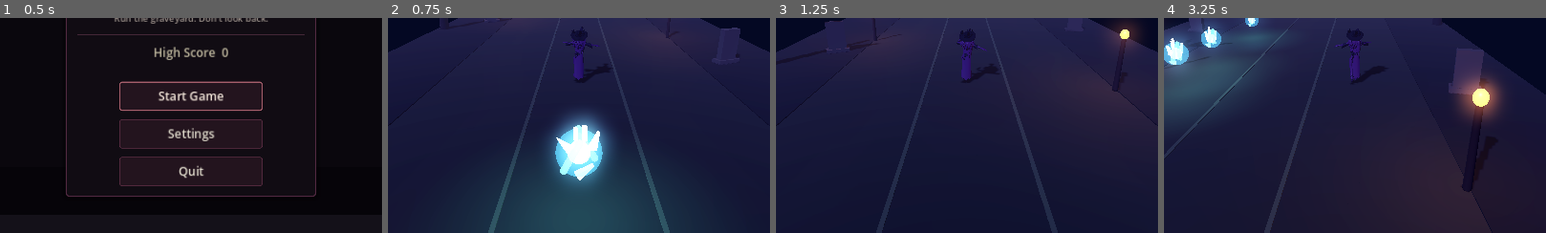
Above: before the commit, frames 1-4 (left to right).
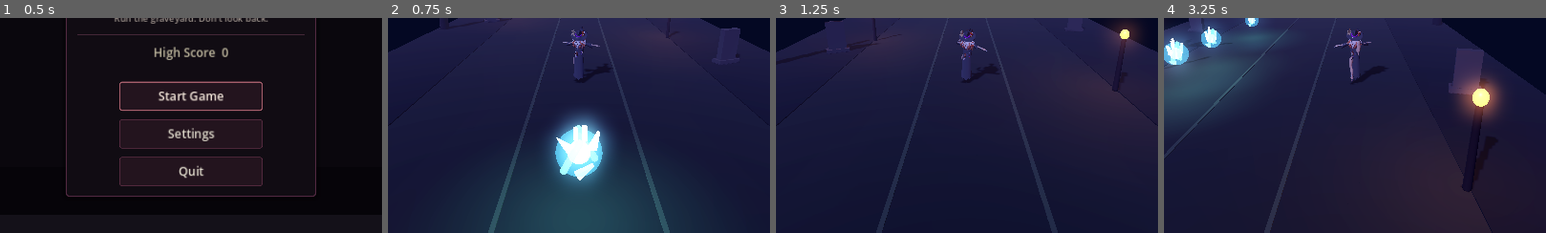
Above: after the commit, the same moments.

Repository: atesz19/GraveDash-Godot
Game: Godot game, scene res://scenes/ui/MainMenu.tscn
Two runs of this game, one before a commit and one after it. Both use one fixed random seed, a clock stepped at 60 frames per second and the inputs below.
Inputs (mouse positions are % of the whole screen's width and height, from its top left):
- Up to frame 1 (0.5 s): no input
- Up to frame 2 (0.75 s): click "Start Game" at 0.5 s
- Up to frame 3 (1.25 s): no input
- Up to frame 4 (3.25 s): move the mouse to (72, 45) at 1.27 s; hold D (swipe_right) 1.28-2 s; click (72, 45) at 1.42 s; drag from (30, 55) to (45, 70) at 2.02 s; move the mouse to (60, 28) at 2.77 s; hold D (swipe_right) from 2.78 s (still down)
The pictures show only the part of the screen within x 25-75%, y 38-88%; the shares and areas given below are measured in that part.

Frame 1 is identical in both runs. In frame 2, 0.4% of the frame differs, in the area x 45-56%, y 4-22%; in frame 3, 0.4%; in frame 4, 0.5%, in the area x 44-55%, y 4-30%.

Commit message:
Fix invisible Witch by preserving FBX vertex colors
Root cause: WitchRunner replaced imported materials with dark
material_overrides that ignored mesh vertex colors, making the model a
near-black silhouette on the horror stage. Keep duplicated FBX materials
with vertex_color_use_as_albedo enabled; tint without wiping paint.

Co-authored-by: attika199912 <attika199912@gmail.com>

Diff:
--- a/scripts/player/WitchRunner.gd
+++ b/scripts/player/WitchRunner.gd
@@ -94,41 +94,53 @@
 
 
 func _setup_materials() -> void:
+	## Keep FBX materials. Colors live as VERTEX COLORS on the mesh; the imported
+	## StandardMaterial3D already has vertex_color_use_as_albedo=true. Do NOT replace
+	## with blank material_override — that made the witch a near-black silhouette.
 	_body_materials.clear()
 	_normal_colors.clear()
-	## Stylized witch palette — texture file was external and not shipped.
-	var cloth := StandardMaterial3D.new()
-	cloth.albedo_color = Color(0.12, 0.08, 0.18, 1.0)
-	cloth.roughness = 0.82
-	cloth.metallic = 0.08
-	var accent := StandardMaterial3D.new()
-	accent.albedo_color = Color(0.35, 0.12, 0.45, 1.0)
-	accent.roughness = 0.55
-	accent.emission_enabled = true
-	accent.emission = Color(0.25, 0.05, 0.4)
-	accent.emission_energy_multiplier = 0.35
-	var skin := StandardMaterial3D.new()
-	skin.albedo_color = Color(0.55, 0.42, 0.4, 1.0)
-	skin.roughness = 0.7
-	var hat := StandardMaterial3D.new()
-	hat.albedo_color = Color(0.05, 0.04, 0.07, 1.0)
-	hat.roughness = 0.9
-
+	var seen: Dictionary = {}
 	var meshes: Array[MeshInstance3D] = _collect_meshes(model_root)
-	for i in meshes.size():
-		var mi: MeshInstance3D = meshes[i]
-		var mat: StandardMaterial3D = cloth.duplicate() as StandardMaterial3D
-		var n: String = mi.name.to_lower()
-		## Heuristic splits from mesh part indices / names.
-		if n.contains("15") or n.contains("hat") or n.contains("01") or n.contains("02"):
-			mat = hat.duplicate() as StandardMaterial3D
-		elif n.contains("17") or n.contains("03") or n.contains("04") or n.contains("05"):
-			mat = skin.duplicate() as StandardMaterial3D
-		elif n.contains("09") or n.contains("20") or n.contains("cloak") or n.contains("16"):
-			mat = accent.duplicate() as StandardMaterial3D
-		mi.material_override = mat
-		_body_materials.append(mat)
-		_normal_colors.append(mat.albedo_color)
+	for mi in meshes:
+		mi.visible = true
+		mi.layers = 1
+		## Clear any leftover override from older builds.
+		mi.material_override = null
+		if mi.mesh == null:
+			continue
+		for s in mi.mesh.get_surface_count():
+			var src: Material = mi.get_active_material(s)
+			if src == null:
+				## Ensure vertex colors still render if a surface lost its mat.
+				var fallback := StandardMaterial3D.new()
+				fallback.albedo_color = Color(1.0, 1.0, 1.0, 1.0)
+				fallback.vertex_color_use_as_albedo = true
+				fallback.roughness = 0.55
+				mi.set_surface_override_material(s, fallback)
+				_body_materials.append(fallback)
+				_normal_colors.append(fallback.albedo_color)
+				continue
+			## Duplicate once per unique imported resource so tinting is safe.
+			var key: int = src.get_instance_id()
+			var std: StandardMaterial3D
+			if seen.has(key):
+				std = seen[key] as StandardMaterial3D
+				mi.set_surface_override_material(s, std)
+				continue
+			if src is StandardMaterial3D:
+				std = (src as StandardMaterial3D).duplicate() as StandardMaterial3D
+			else:
+				std = StandardMaterial3D.new()
+				std.albedo_color = Color(1.0, 1.0, 1.0, 1.0)
+			std.vertex_color_use_as_albedo = true
+			## Keep albedo near white so vertex colors drive the look.
+			if std.albedo_color.r < 0.2 and std.albedo_color.g < 0.2 and std.albedo_color.b < 0.2:
+				std.albedo_color = Color(1.0, 1.0, 1.0, 1.0)
+			std.transparency = BaseMaterial3D.TRANSPARENCY_DISABLED
+			mi.set_surface_override_material(s, std)
+			seen[key] = std
+			_body_materials.append(std)
+			_normal_colors.append(std.albedo_color)
 
 
 func _collect_meshes(n: Node) -> Array[MeshInstance3D]:
@@ -172,9 +184,13 @@
 	for i in _body_materials.size():
 		var mat: StandardMaterial3D = _body_materials[i]
 		var base: Color = _normal_colors[i]
-		var tinted: Color = base.lerp(color, 0.7)
+		## Multiply-style tint keeps vertex colors readable under power-up FX.
+		var tinted: Color = Color(base.r * color.r, base.g * color.g, base.b * color.b, alpha)
+		## Soft lerp so ghost/cursed still reads on top of vertex paint.
+		tinted = base.lerp(tinted, 0.85)
 		tinted.a = alpha
 		mat.albedo_color = tinted
+		mat.vertex_color_use_as_albedo = true
 		if alpha < 0.99:
 			mat.transparency = BaseMaterial3D.TRANSPARENCY_ALPHA
 		else:
@@ -188,6 +204,7 @@
 	for i in _body_materials.size():
 		var mat: StandardMaterial3D = _body_materials[i]
 		mat.albedo_color = _normal_colors[i]
+		mat.vertex_color_use_as_albedo = true
 		mat.transparency = BaseMaterial3D.TRANSPARENCY_DISABLED
 		mat.emission_enabled = false
 		mat.emission_energy_multiplier = 1.0
--- a/tools/validate_witch_runner.gd
+++ b/tools/validate_witch_runner.gd
@@ -7,74 +7,71 @@
 
 func _run() -> void:
 	var packed: PackedScene = load("res://scenes/player/WitchRunner.tscn") as PackedScene
-	if packed == null:
-		push_error("FAIL load WitchRunner")
-		quit(1)
-		return
 	var root: Node = packed.instantiate()
 	get_root().add_child(root)
 	await process_frame
 	await process_frame
 	await process_frame
+	var failed: int = 0
 	var ap: AnimationPlayer = root.get_node_or_null("AnimationPlayer") as AnimationPlayer
-	if ap == null:
-		push_error("FAIL no AnimationPlayer")
-		quit(1)
-		return
-	var needed: Array[String] = ["idle", "run", "jump", "slide", "death"]
-	var failed: int = 0
-	for n in needed:
-		if not ap.has_animation(n):
+	for n in ["idle", "run", "jump", "slide", "death"]:
+		if ap == null or not ap.has_animation(n):
 			push_error("FAIL missing anim %s" % n)
 			failed += 1
 		else:
-			var a: Animation = ap.get_animation(n)
-			print("OK %s len=%.2f tracks=%d" % [n, a.length, a.get_track_count()])
-			if a.get_track_count() < 3:
-				push_error("FAIL sparse tracks on %s" % n)
-				failed += 1
-	var skel: Skeleton3D = _find_skel(root)
-	if skel == null:
-		push_error("FAIL no skeleton")
+			print("OK anim ", n)
+	## Materials: no dark override, vertex colors enabled
+	var vcol_ok := false
+	var dark_override := false
+	for mi in _meshes(root):
+		if mi.material_override != null:
+			var om: Material = mi.material_override
+			if om is StandardMaterial3D:
+				var sm: StandardMaterial3D = om as StandardMaterial3D
+				if sm.albedo_color.r < 0.15 and sm.albedo_color.g < 0.15 and sm.albedo_color.b < 0.15 and not sm.vertex_color_use_as_albedo:
+					dark_override = true
+		for s in mi.mesh.get_surface_count() if mi.mesh else 0:
+			var mat: Material = mi.get_active_material(s)
+			if mat is StandardMaterial3D and (mat as StandardMaterial3D).vertex_color_use_as_albedo:
+				var arr: Array = mi.mesh.surface_get_arrays(s)
+				if arr.size() > Mesh.ARRAY_COLOR and arr[Mesh.ARRAY_COLOR] != null:
+					vcol_ok = true
+	if dark_override:
+		push_error("FAIL dark material_override without vertex colors")
+		failed += 1
+	if not vcol_ok:
+		push_error("FAIL no vertex-colored surfaces active")
 		failed += 1
 	else:
-		print("skeleton bones=%d" % skel.get_bone_count())
-		## Play run briefly and ensure hip pose changes.
-		root.call("play", "run", true)
-		await process_frame
-		ap.seek(0.3, true)
-		await process_frame
-		var hip: int = skel.find_bone("Hip_L")
-		if hip >= 0:
-			var pose: Quaternion = skel.get_bone_pose_rotation(hip)
-			print("Hip_L pose after seek=", pose)
-			if pose.is_equal_approx(Quaternion.IDENTITY):
-				push_warning("Hip_L still identity — tracks may not bind")
-	## Player scene Visual swap
-	var player_packed: PackedScene = load("res://scenes/player/Player.tscn") as PackedScene
-	var player: Node = player_packed.instantiate()
-	var vis: Node = player.get_node_or_null("Visual")
-	if vis == null:
-		push_error("FAIL Player Visual missing")
+		print("OK vertex colors active")
+	var aabb := _aabb(root)
+	print("aabb size=", aabb.size)
+	if aabb.size.y < 0.5:
+		push_error("FAIL model too small")
 		failed += 1
-	else:
-		print("Player Visual class=", vis.get_class(), " script=", vis.get_script())
-		if not vis.has_method("play"):
-			push_error("FAIL Visual has no play()")
-			failed += 1
-	player.free()
 	if failed > 0:
 		quit(1)
-	else:
-		print("WitchRunner OK")
-		quit(0)
+	print("WitchRunner visibility OK")
+	quit(0)
 
 
-func _find_skel(n: Node) -> Skeleton3D:
-	if n is Skeleton3D:
-		return n as Skeleton3D
+func _meshes(n: Node) -> Array[MeshInstance3D]:
+	var out: Array[MeshInstance3D] = []
+	if n is MeshInstance3D:
+		out.append(n as MeshInstance3D)
 	for c in n.get_children():
-		var f: Skeleton3D = _find_skel(c)
-		if f:
-			return f
-	return null
+		out.append_array(_meshes(c))
+	return out
+
+
+func _aabb(n: Node) -> AABB:
+	var first := true
+	var out := AABB()
+	for mi in _meshes(n):
+		var a: AABB = mi.global_transform * mi.get_aabb()
+		if first:
+			out = a
+			first = false
+		else:
+			out = out.merge(a)
+	return out
